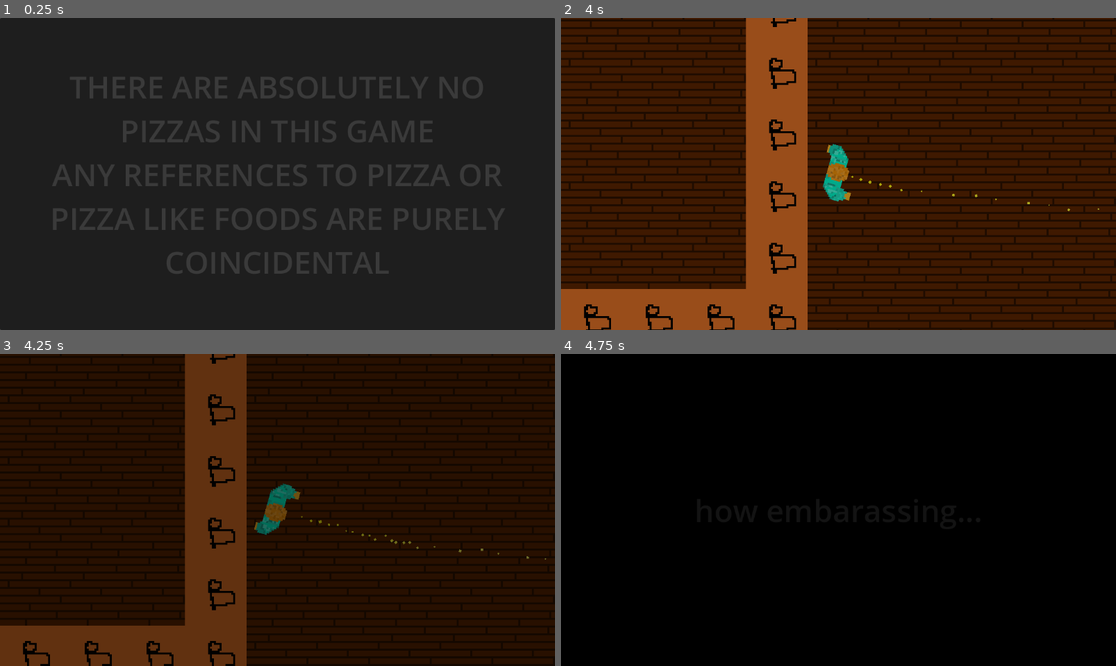
Above: before the commit, frames 1-4 (two rows, left to right).
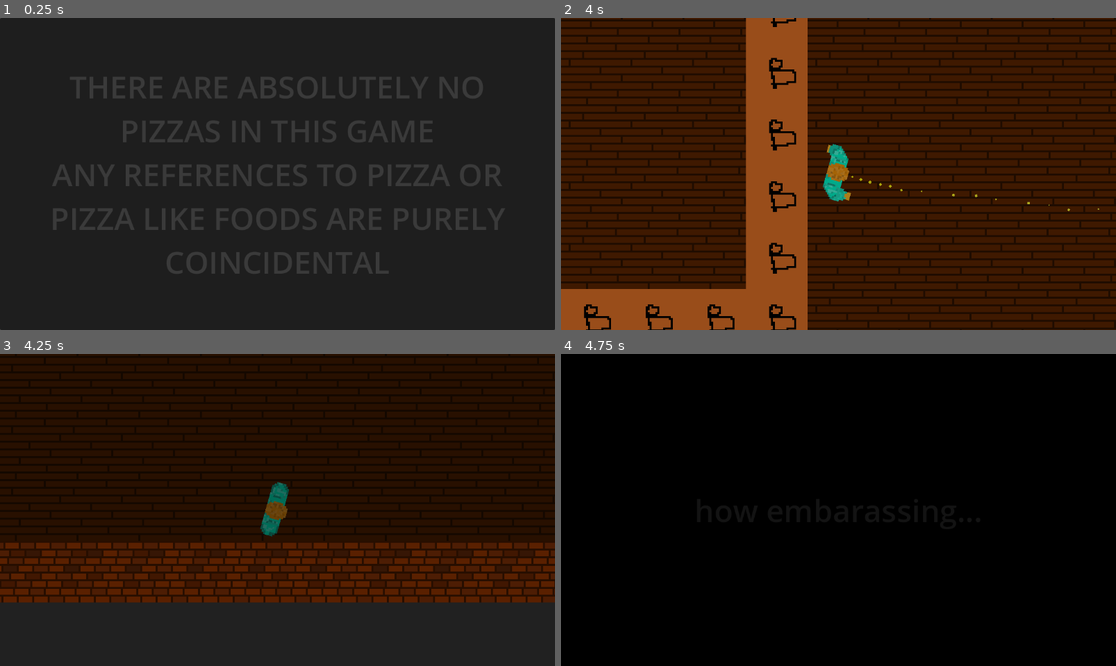
Above: after the commit, the same moments.

Repository: Jibby-Games/PizzaJam11
Game: Godot game, scene res://menu/intro.tscn
Two runs of this game, one before a commit and one after it. Both use one fixed random seed, a clock stepped at 60 frames per second and the inputs below. The engine's default icon, where the game draws it, is replaced by a stand-in: a white triangle on a blue panel in a dark square.
Inputs (mouse positions are in pixels of both pictures, inside the frame that each line leads up to):
- Up to frame 1 (0.25 s): no input
- Up to frame 2 (4 s): move the mouse to (960, 158) at 0.52 s; press the mouse at (960, 158) at 0.53 s; hold D (right) 0.53-1.28 s; move the mouse to (727, 189) at 1.27 s; release the mouse at (727, 189) at 1.28 s; hold S (down) 1.28-2.03 s; click (727, 189) at 1.35 s; move the mouse to (894, 105) at 2.02 s; press the mouse at (894, 105) at 2.03 s; hold D (right) 2.03-2.78 s; move the mouse to (810, 236) at 2.77 s; release the mouse at (810, 236) at 2.78 s; hold W (up) 2.78-3.53 s; click (810, 236) at 2.85 s; move the mouse to (1005, 220) at 3.52 s; press the mouse at (1005, 220) at 3.53 s; hold A (left) from 3.53 s (still down)
- Up to frame 3 (4.25 s): keep holding A (left); tap R (restart, bound only after the commit) at 4.15 s
- Up to frame 4 (4.75 s): keep holding A (left); move the mouse to (672, 463) at 4.27 s; release the mouse at (672, 463) at 4.28 s; click (672, 463) at 4.35 s

Frames 1-2 are identical in both runs. In frame 3, 39% of the frame differs, in the area x 0-100%, y 0-100%; in frame 4, nothing differs.

Commit message:
feat: press r to restart

Diff:
--- a/levels/level.gd
+++ b/levels/level.gd
@@ -13,6 +13,9 @@
 	UI.show_win()
 	wait_for_input = true
 
+func restart_level() -> void:
+	get_tree
+
 func _input(event: InputEvent) -> void:
 	if wait_for_input and event.is_pressed():
 		Levels.change_to(next_level)
--- a/levels/level_manager.gd
+++ b/levels/level_manager.gd
@@ -5,3 +5,6 @@
 
 func _do_the_change(next_level: PackedScene) -> void:
 	get_tree().change_scene_to_packed(next_level)
+
+func restart() -> void:
+	get_tree().reload_current_scene()
--- a/player/player.gd
+++ b/player/player.gd
@@ -46,6 +46,8 @@
 	if event.is_action_released("piss"):
 		stop_piss()
 
+	if event.is_action_pressed("restart"):
+		Levels.restart()
 
 func wet_self() -> void:
 	$ShakeCamera2D.add_trauma(0.5)
--- a/project.godot
+++ b/project.godot
@@ -46,6 +46,11 @@
 "events": [Object(InputEventMouseButton,"resource_local_to_scene":false,"resource_name":"","device":-1,"window_id":0,"a …(258 unchanged characters)…
 ]
 }
+restart={
+"deadzone": 0.5,
+"events": [Object(InputEventKey,"resource_local_to_scene":false,"resource_name":"","device":-1,"window_id":0,"alt_pressed":false,"shift_pressed":false,"ctrl_pressed":false,"meta_pressed":false,"pressed":false,"keycode":0,"physical_keycode":82,"key_label":0,"unicode":114,"echo":false,"script":null)
+]
+}
 
 [layer_names]
 
